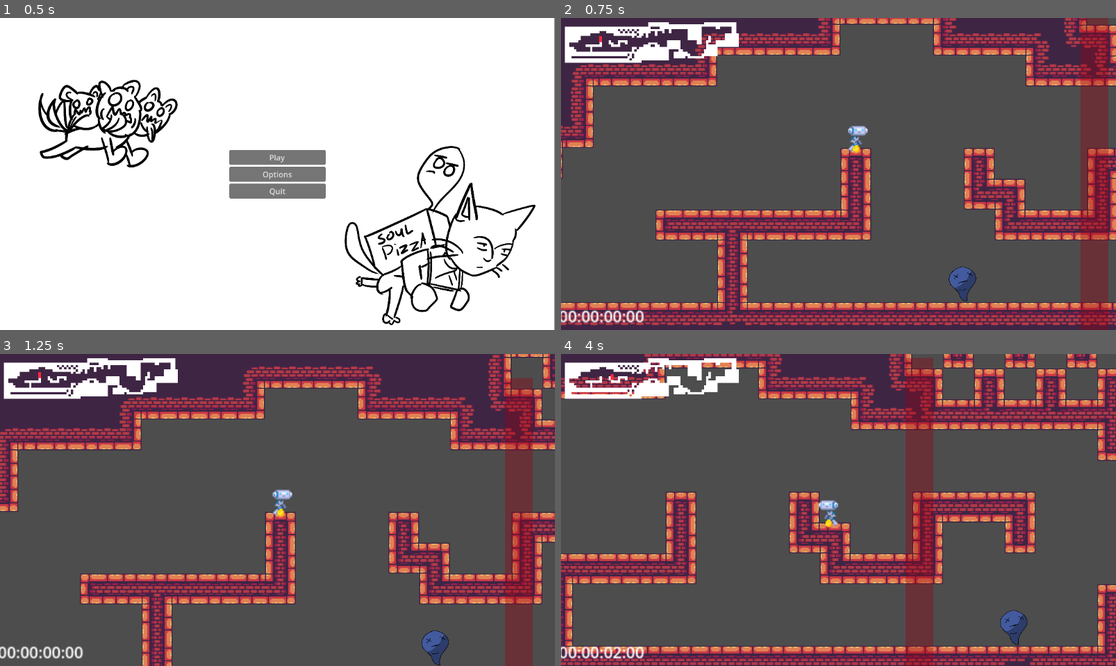
Above: before the commit, frames 1-4 (two rows, left to right).
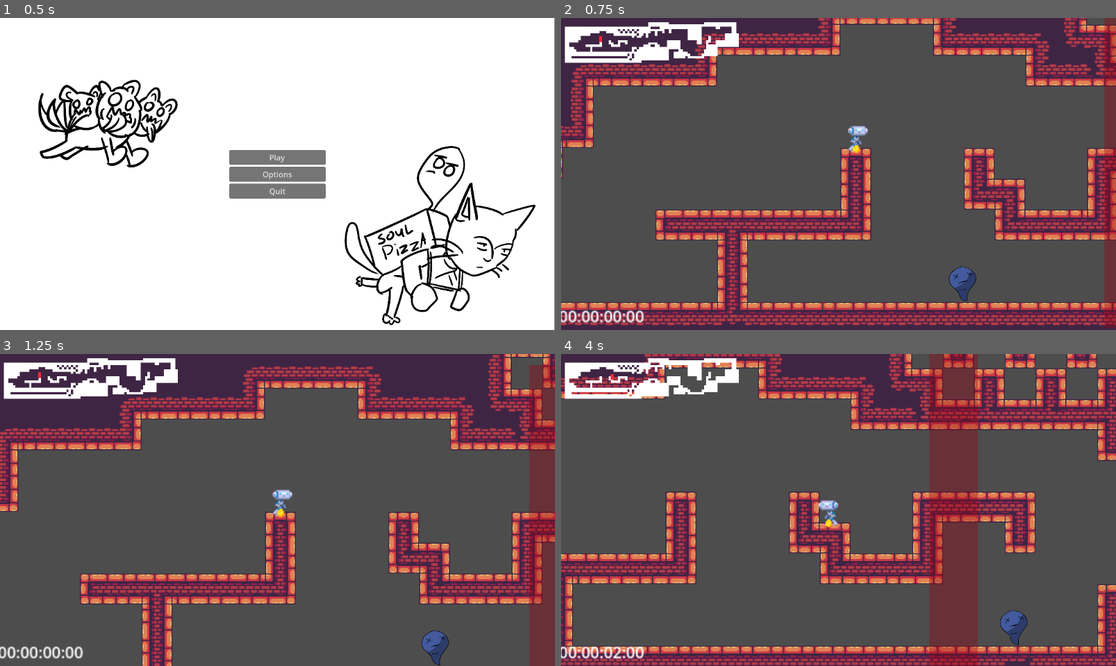
Above: after the commit, the same moments.

Repository: Slabity/LudumDare53
Game: Godot game, scene res://src/scenes/main_scene.tscn
The game is run twice, just before and just after one commit, with the same random seed, the same clock (stepped at 60 frames per second) and the same inputs.
Inputs (mouse positions are in pixels of both pictures, inside the frame that each line leads up to):
- Up to frame 1 (0.5 s): no input
- Up to frame 2 (0.75 s): click "Play" at 0.5 s
- Up to frame 3 (1.25 s): no input
- Up to frame 4 (4 s): move the mouse to (960, 494) at 1.27 s; hold Right (ui_right) 1.28-2 s; tap K (dash) at 1.35, 2.85 s; click (960, 494) at 1.42 s; tap J (jump) at 1.52 s; drag from (727, 525) to (882, 584) at 2.02 s; move the mouse to (894, 441) at 2.77 s; hold Left (ui_left) 2.78-3.5 s; drag from (810, 572) to (988, 641) at 3.52 s

Frame 1 is identical in both runs. In frame 2, 4.3% of the frame differs, in the area x 93-100%, y 0-100%; in frame 3, 6.5%; in frame 4, 10%, in the area x 62-76%, y 0-100%.

Commit message:
Triggerarea.

Diff:
--- a/src/scenes/levels/map001.tscn
+++ b/src/scenes/levels/map001.tscn
@@ -6,6 +6,7 @@
 [ext_resource type="PackedScene" uid="uid://c0k06hqw04jfh" path="res://src/scenes/player/responsive_camera/responsive_camera.tscn" id="3_j3dgf"]
 [ext_resource type="PackedScene" uid="uid://dfvmunhddlfnc" path="res://assets/enemy/enemy.tscn" id="5_5c826"]
 [ext_resource type="PackedScene" uid="uid://dwam70uta35gu" path="res://src/scenes/menus/minimap/minimap.tscn" id="5_m1rae"]
+[ext_resource type="PackedScene" uid="uid://crj3nasx65tg7" path="res://src/scenes/map_resources/triggerarea.tscn" id="5_wppth"]
 
 [sub_resource type="TileSetAtlasSource" id="TileSetAtlasSource_vp840"]
 texture = ExtResource("2_8ylsy")
@@ -630,15 +631,6 @@
 terrain_set_0/terrain_0/color = Color(0.87451, 0.0117647, 0.0313726, 1)
 sources/1 = SubResource("TileSetAtlasSource_vp840")
 
-[sub_resource type="RectangleShape2D" id="RectangleShape2D_osk7d"]
-size = Vector2(30, 398)
-
-[sub_resource type="StyleBoxFlat" id="StyleBoxFlat_eno2c"]
-bg_color = Color(0.6, 0, 0.0666667, 0.360784)
-
-[sub_resource type="RectangleShape2D" id="RectangleShape2D_b1q1g"]
-size = Vector2(82, 93)
-
 [node name="map001" type="Node2D"]
 script = ExtResource("1_nne3c")
 
@@ -671,37 +663,12 @@
 offset_bottom = 162.0
 text = "00:00:00:00"
 
-[node name="StartArea" type="Area2D" parent="."]
-metadata/_edit_group_ = true
-
-[node name="CollisionShape2D" type="CollisionShape2D" parent="StartArea"]
-position = Vector2(280, 7)
-shape = SubResource("RectangleShape2D_osk7d")
-
-[node name="Panel" type="Panel" parent="StartArea"]
-offset_left = 264.0
-offset_top = -193.0
-offset_right = 293.0
-offset_bottom = 201.0
-theme_override_styles/panel = SubResource("StyleBoxFlat_eno2c")
-metadata/_edit_use_anchors_ = true
-
-[node name="WinArea" type="Area2D" parent="."]
-position = Vector2(1789, -178)
-metadata/_edit_group_ = true
-
-[node name="Panel" type="Panel" parent="WinArea"]
-offset_left = -36.0
-offset_top = -39.0
-offset_right = -7.0
-offset_bottom = 355.0
-scale = Vector2(2.68, 0.2)
-theme_override_styles/panel = SubResource("StyleBoxFlat_eno2c")
-metadata/_edit_use_anchors_ = true
-
-[node name="CollisionShape2D" type="CollisionShape2D" parent="WinArea"]
-position = Vector2(2, -1)
-shape = SubResource("RectangleShape2D_b1q1g")
+[node name="StartArea" parent="." instance=ExtResource("5_wppth")]
+position = Vector2(314, -35)
+scale = Vector2(0.600001, 4.4)
+
+[node name="WinArea" parent="." instance=ExtResource("5_wppth")]
+position = Vector2(1793, -189)
 
 [node name="Enemy" parent="." instance=ExtResource("5_5c826")]
 position = Vector2(125, 79)
--- /dev/null
+++ b/src/scenes/map_resources/triggerarea.tscn
@@ -0,0 +1,22 @@
+[gd_scene load_steps=3 format=3 uid="uid://crj3nasx65tg7"]
+
+[sub_resource type="RectangleShape2D" id="RectangleShape2D_osk7d"]
+size = Vector2(84, 77)
+
+[sub_resource type="StyleBoxFlat" id="StyleBoxFlat_eno2c"]
+bg_color = Color(0.6, 0, 0.0666667, 0.360784)
+
+[node name="Area2D" type="Area2D"]
+
+[node name="CollisionShape2D" type="CollisionShape2D" parent="."]
+position = Vector2(0, -0.5)
+shape = SubResource("RectangleShape2D_osk7d")
+
+[node name="Panel" type="Panel" parent="."]
+offset_left = -42.0
+offset_top = -39.0
+offset_right = -13.0
+offset_bottom = 355.0
+scale = Vector2(2.89174, 0.19582)
+theme_override_styles/panel = SubResource("StyleBoxFlat_eno2c")
+metadata/_edit_use_anchors_ = true
